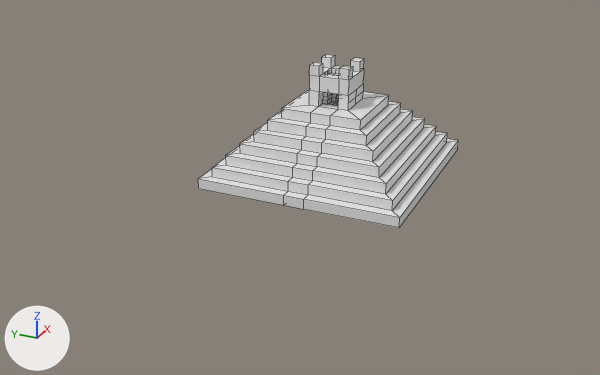
The Blender file primarid.blend as it was, and as the next commit left it.
Camera for both pictures: a camera (50 mm lens) standing at (-72.0, -28.5, 33.1) and looking at (-4.1, 2.0, -0.9). The lights are fixed; the arrows at lower left show +X, +Y and +Z. Mesh edges are drawn as thin lines.
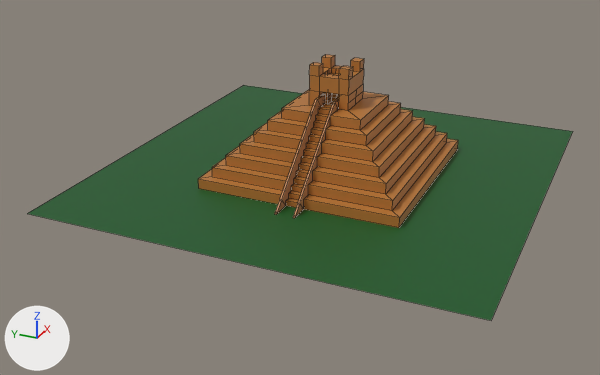
Location of each change, [x1, y1, x2, y2] in pixels of the pictures (600 x 375 px):
'Plane', added (green): after [27, 85, 573, 320]
part 1 of me_cube, built on: before [284, 103, 338, 209]; after [275, 94, 339, 218]
part 2 of me_cube, recoloured: [198, 54, 458, 228] in both

Diff of the bpy script that builds the scene:
```diff
--- a/primarid.blend.py
+++ b/primarid.blend.py
@@ mat_gold @@
+mat_gold = principled_material('Gold')
+mat_gold.base_color = (0.472, 0.182, 0.0352)  # orange #b77635
@@ mat_material_001 @@
+mat_material_001 = principled_material('Material.001')
+mat_material_001.base_color = (0.00392, 0.0959, 0.0139)  # dark green #0d571f
@@ me_cube @@
 # used by ob_cube; location = (0.0, 0.0, 0.0)
-me_cube.from_pydata(...)  # 247 vertices, 227 faces; spans x -10.0..10.0, y -10.0..10.0, z 0.0..11.0
+me_cube.from_pydata(...)  # 353 vertices, 270 faces; spans x -12.0..10.0, y -10.0..10.0, z 0.0..11.0
+# me_cube part 1
+# 16 faces are deleted
+# 64 vertices are added at x -12.0..-1.0, y -1.0..1.0, z 0.0..8.0
+# 42 new vertices lie (0.0, 1.6, 0.0) away from vertices in x -10.0..-2.0, y -0.8, z 0.0..7.0
+# 7 new faces join them, mat_material (white #e7e7e7)
+# 52 new faces join them, mat_gold (orange #b77635)
+# me_cube part 2: 211 faces spanning x -10.0..10.0, y -10.0..10.0, z 0.0..11.0 switch from mat_material (white #e7e7e7) to mat_gold (orange #b77635)
@@ me_plane_001 @@
+me_plane_001.from_pydata([(-1.0, -1.0, 0.0), (1.0, -1.0, 0.0), (-1.0, 1.0, 0.0), (1.0, 1.0, 0.0)], [], [(0, 1, 3, 2)])
+me_plane_001.materials.append(mat_material_001)  # dark green #0d571f
@@ ob_plane @@
+ob_plane = bpy.data.objects.new('Plane', me_plane_001)
+ob_plane.location = (-0.18, 0.41, 0.0)
+ob_plane.scale = (-20.8, -20.8, -20.8)
```
